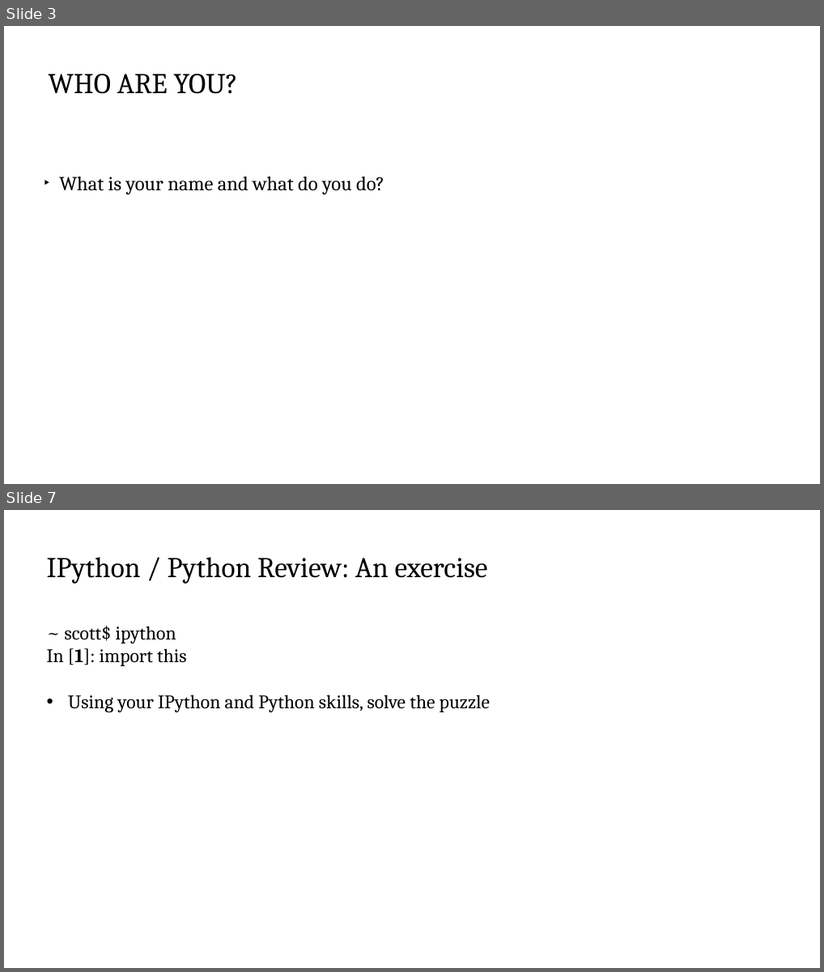
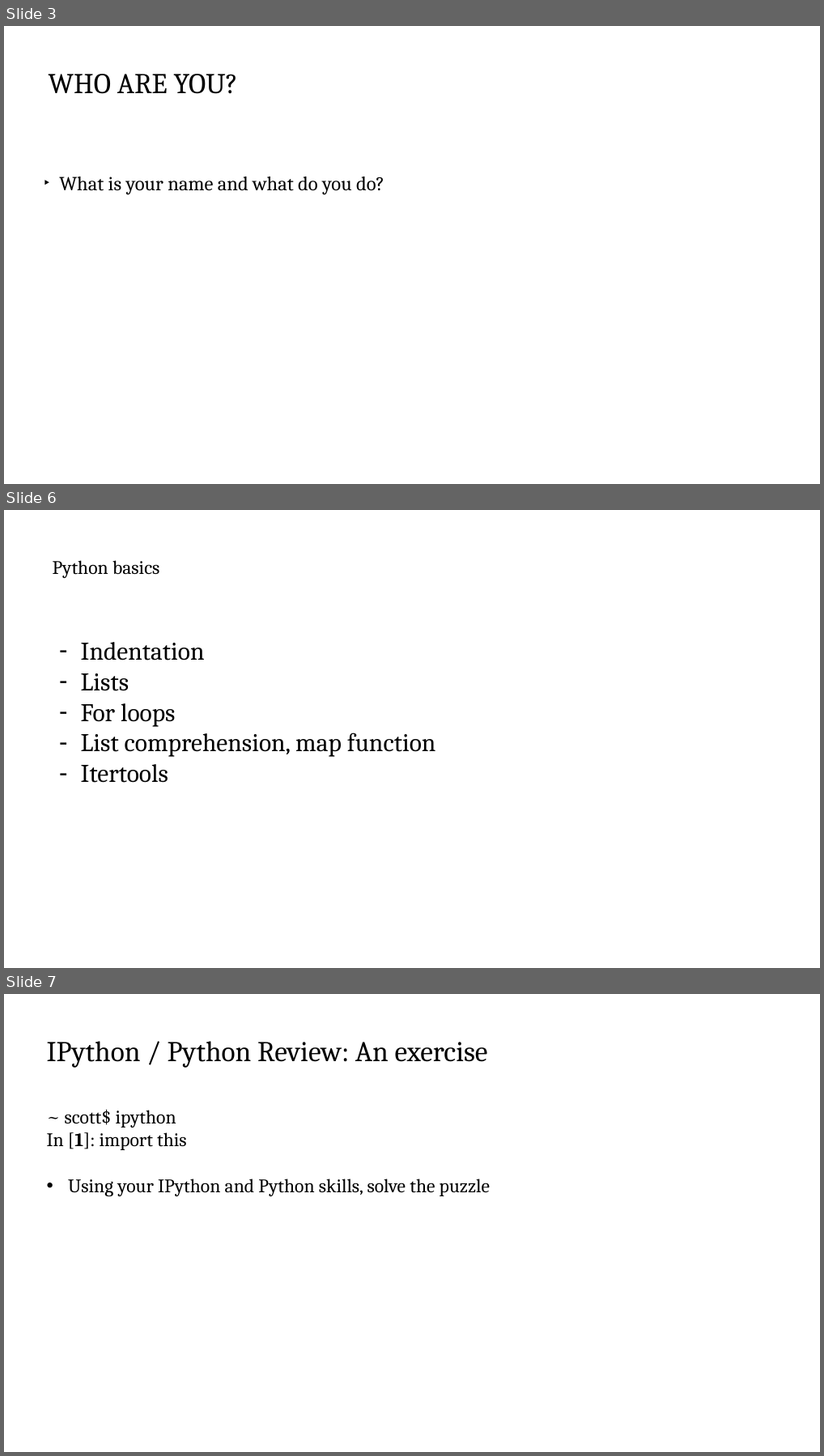
Before and after one commit to scottlittle/intro2python, a slide deck: Intro2Python.pptx. Shown one above the other, each under a label of ours: slides 3 and 7 before the commit, slides 3, 6 and 7 after it; the slides between them are not shown. The pictures are 824x972 and 824x1456 pixels, drawn with LibreOffice and Linux fonts; fonts in the diff are those of the drawing. Boxes give left, top, right and bottom in pixels: in the first picture for what was removed or moved away, otherwise in the second. Text is boxed around its words. In the diff, an @@ line names an element or a change of style, - is before the commit and + after.

```diff
--- a/Intro2Python.pptx
+++ b/Intro2Python.pptx
@@ slide 6 added at bbox=[4, 510, 820, 968], background #FFFFFF @@
@@ text added at bbox=[53, 560, 160, 578], 24 pt, text #000000 @@
+Python basics
@@ text added at bbox=[81, 642, 437, 783], 32 pt, text #000000 @@
+– Indentation
+– Lists
+– For loops
+– List comprehension, map function
+– Itertools
```
Also in this commit, not shown: 2 slides changed, 3 other files.
